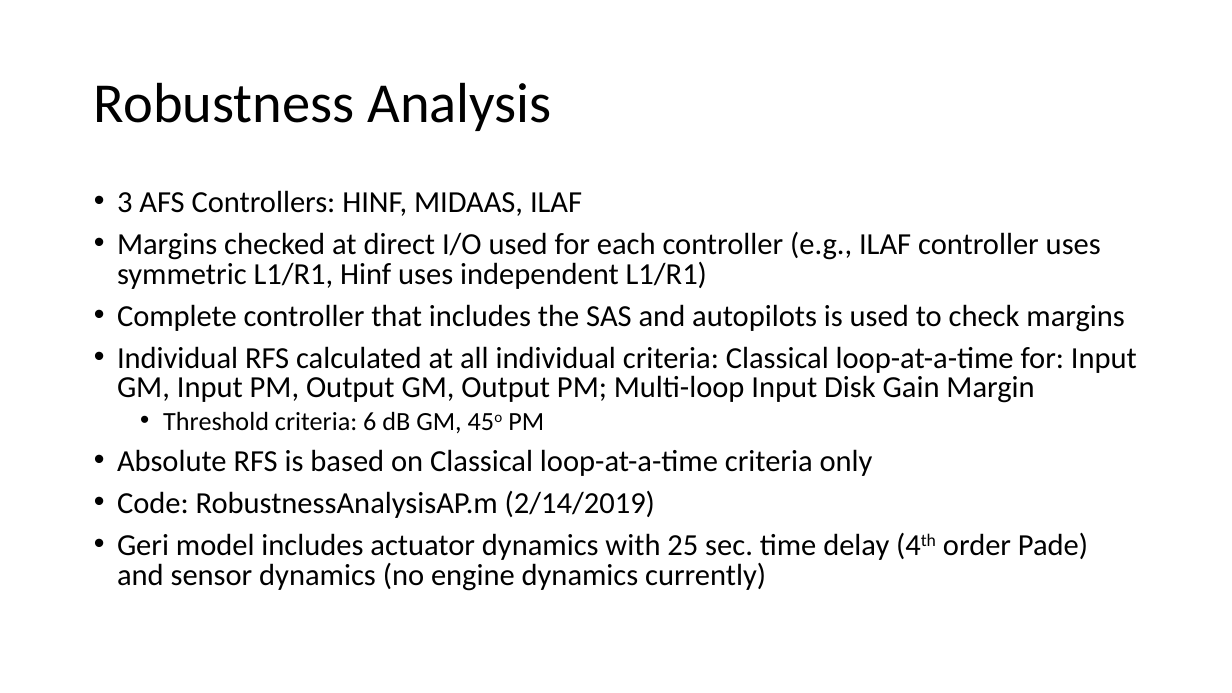
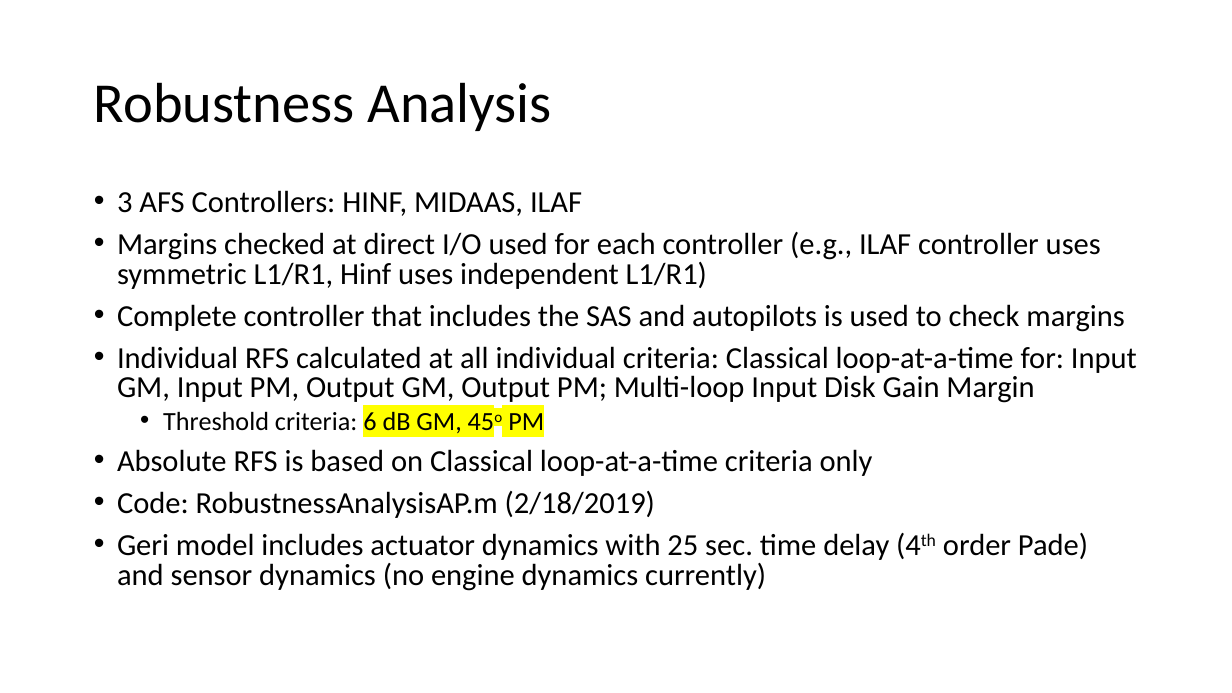
Before and after one commit to padmassun/mAEWing1, a slide deck: slide 1 of Software/Geri_Model_Package/Robustness/RobustnessAnalysis_02142019.pptx. Drawn at 1232x693 pixels with LibreOffice and Linux fonts; fonts in the diff are those of the drawing. Boxes give left, top, right and bottom in pixels: in the first picture for what was removed or moved away, otherwise in the second. Text is boxed around its words. In the diff, an @@ line names an element or a change of style, - is before the commit and + after.

Commit message:
updated Robustness/RobustnessAnalysisAP.m to plot gain margins using a linear scale (log scale option still present). Updated RobustnessAnalysis_02142019.pptx to reflect these changes.

```diff
--- a/Software/Geri_Model_Package/Robustness/RobustnessAnalysis_02142019.pptx
+++ b/Software/Geri_Model_Package/Robustness/RobustnessAnalysis_02142019.pptx
@@ text at (163,411,544,433): highlight none to #FFFF00 in "6 dB GM, 45o PM" @@
@@ text at (117,491,655,518): text changed @@
-• Code: RobustnessAnalysisAP.m (2/14/2019)
+• Code: RobustnessAnalysisAP.m (2/18/2019)
```
Also in this commit, not shown: 10 other slides changed, 1 slide added, 1 other file.
